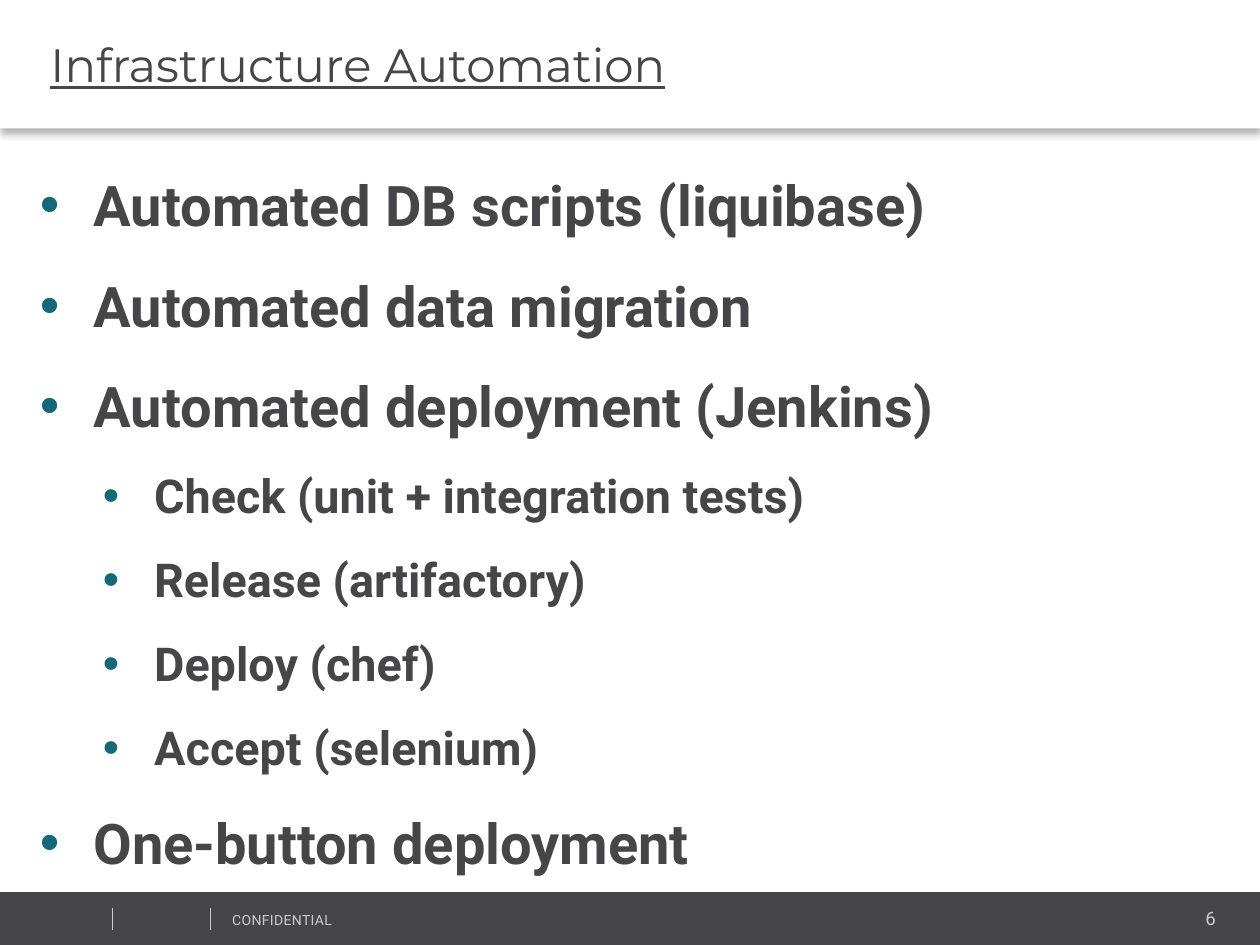
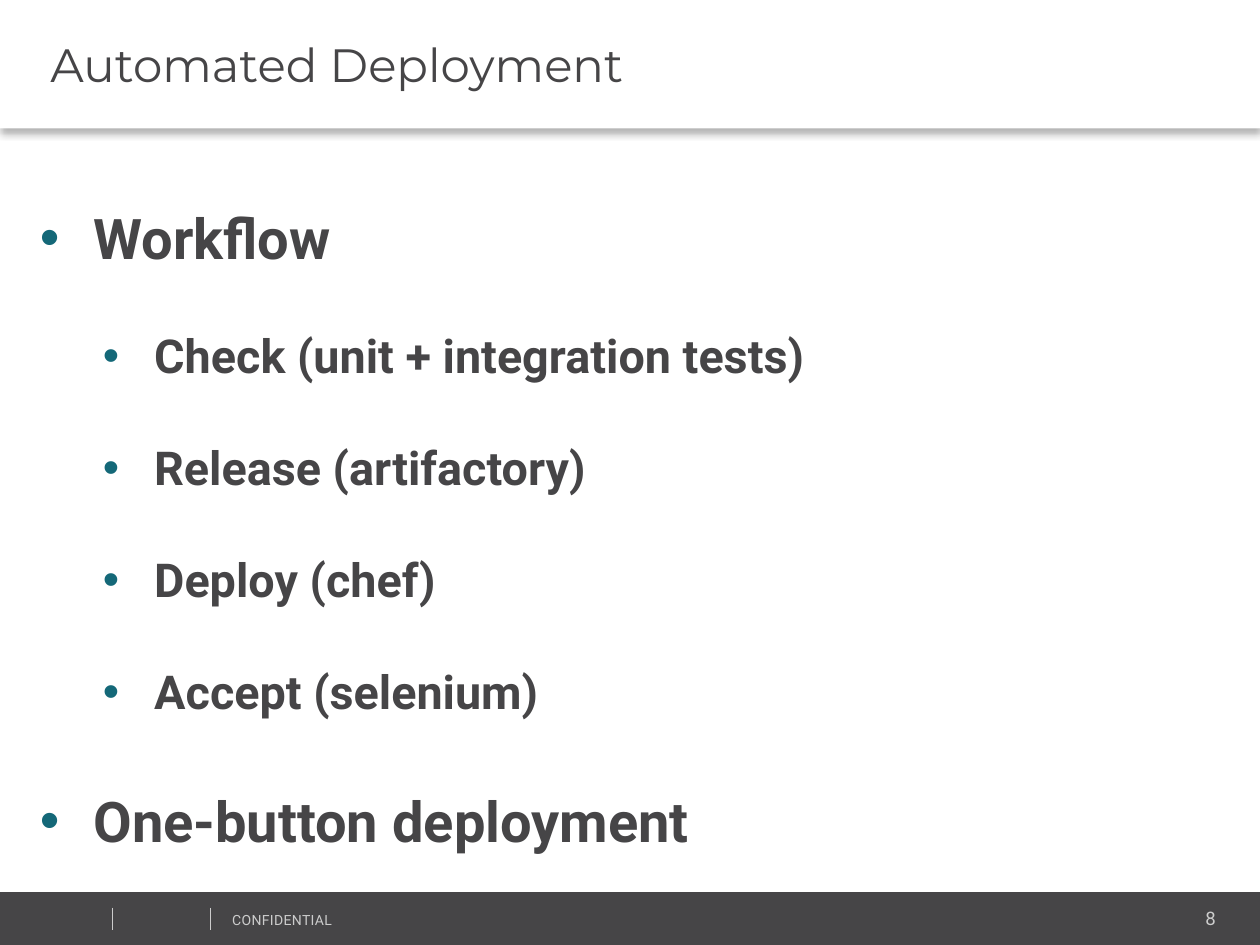
Before and after one commit to vitali-kviatkouski/personal, a slide deck: slide 8 of MicroservicesITWeek2017.pptx (slide 6 before the commit). Drawn at 1260x945 pixels with LibreOffice and Linux fonts; fonts in the diff are those of the drawing; background and template pictures are left out. Boxes give left, top, right and bottom in pixels: in the first picture for what was removed or moved away, otherwise in the second. Text is boxed around its words. In the diff, an @@ line names an element or a change of style, - is before the commit and + after.

```diff
--- a/MicroservicesITWeek2017.pptx
+++ b/MicroservicesITWeek2017.pptx
@@ text at (50,47,623,92): text changed @@
-Infrastructure Automation
+Automated Deployment
@@ text at (93,216,330,260): text changed @@
-  • Automated DB scripts (liquibase)
-  • Automated data migration
-  • Automated deployment (Jenkins)
+  • Workflow
@@ text at (93,336,804,854): line spacing 1.5 to 2 @@
@@ page number at (1205,911,1215,925): text changed @@
-6
+8
```
Also in this commit, not shown: 4 other slides changed, 3 slides added, 1 other file.
